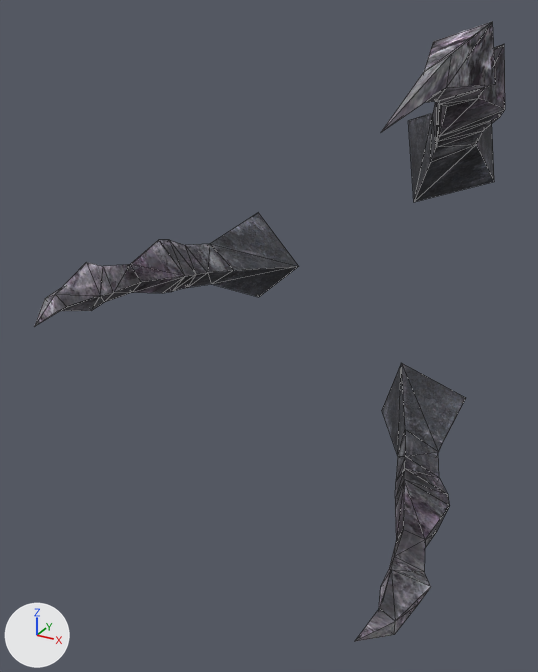
What one commit did to the OBJ model sceneobjs/beiou_yewai_30/common/beiou_yewai_30_common_shanyan_03b.obj.
One viewpoint serves both versions: a 50 mm lens placed at (91.0, -234.0, 85.0), pointed at (-13.0, -44.0, -10.0). Every picture has the same lights, and +X, +Y and +Z are marked at lower left. Mesh edges are drawn as thin lines. Where no turn or scale is listed for an object, it has been applied to the vertices.

Names of what the first picture shows: 'beiou_yewai_30_common_shanyan_03b'.
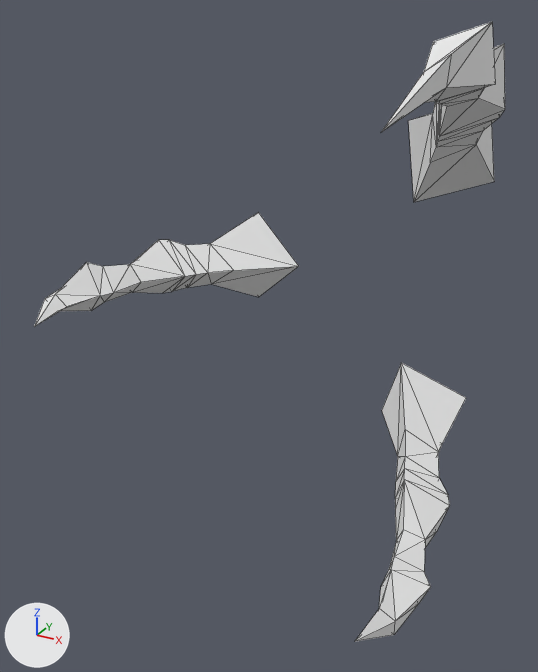
Pixel boxes (x1, y1, x2, y2) of what changed, in the pictures (538 x 672 px):
'beiou_yewai_30_common_shanyan_03b', recoloured (grey to white)
    both: (34, 22, 505, 641)

Edits to the bpy script that builds the scene:
```text
Add mat_material_1_1:
    mat_material_1_1 = principled_material('material_1')
    mat_material_1_1.base_color = (0.8, 0.8, 0.8)  # white #e7e7e7
    mat_material_1_1.roughness = 1.0
Change me_beiou_yewai_30_common_shanyan_03b:
    where me_beiou_yewai_30_common_shanyan_03b.from_pydata(...)  # 111 vertices, 204 faces; spans x -85.0..51.0, y -90.0..6.0, z -89.0..83.0
    remove me_beiou_yewai_30_common_shanyan_03b.materials.append(mat_material_1)  # picture img_beiou_yewai_30_common_shanyan_03a_png
    add me_beiou_yewai_30_common_shanyan_03b.materials.append(mat_material_1_1)  # white #e7e7e7
```
